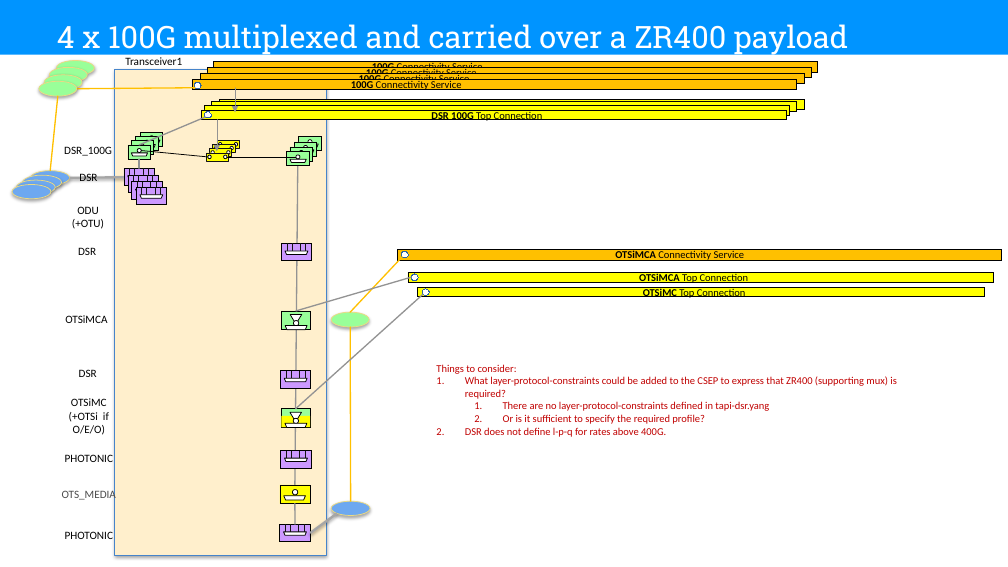
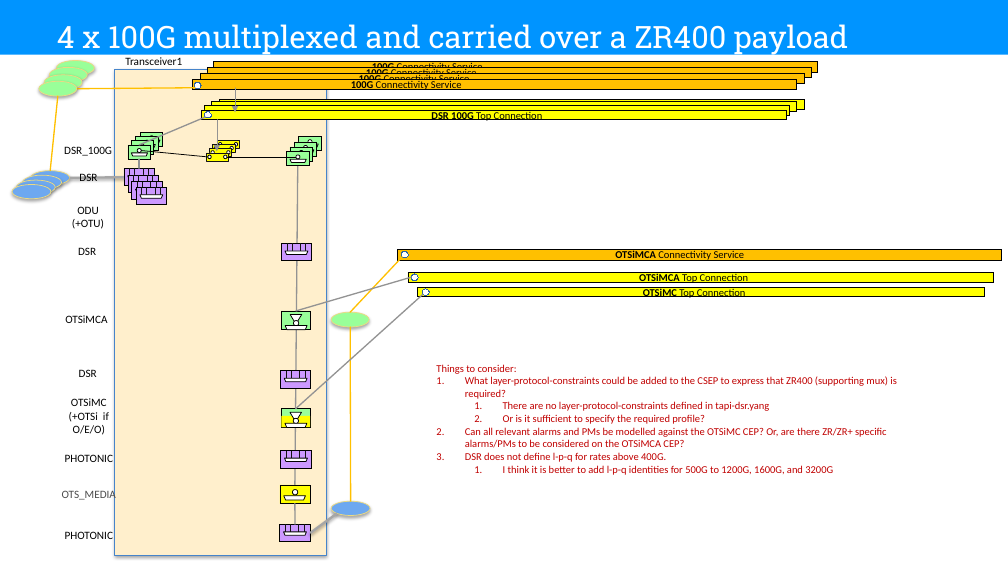
Before and after one commit to Open-Network-Models-and-Interfaces-ONMI/TAPI-Activities, a slide deck: slide 5 of ContributionsForDiscussions/onmi2026.RJ.001_ZR_modeling.pptx. Drawn at 1008x567 pixels with LibreOffice and Linux fonts; fonts in the diff are those of the drawing; background and template pictures are left out. Boxes give left, top, right and bottom in pixels: in the first picture for what was removed or moved away, otherwise in the second. Text is boxed around its words. In the diff, an @@ line names an element or a change of style, - is before the commit and + after.

```diff
--- a/ContributionsForDiscussions/onmi2026.RJ.001_ZR_modeling.pptx
+++ b/ContributionsForDiscussions/onmi2026.RJ.001_ZR_modeling.pptx
@@ text at [465, 427, 887, 448]: paragraph added @@
+2. Can all relevant alarms and PMs be modelled against the OTSiMC CEP? Or, are there ZR/ZR+ specific alarms/PMs to be considered on the OTSiMCA CEP?
@@ text at [503, 465, 833, 475]: paragraph added @@
+  1. I think it is better to add l-p-q identities for 500G to 1200G, 1600G, and 3200G
```
Also in this commit, not shown: 2 other slides changed.
